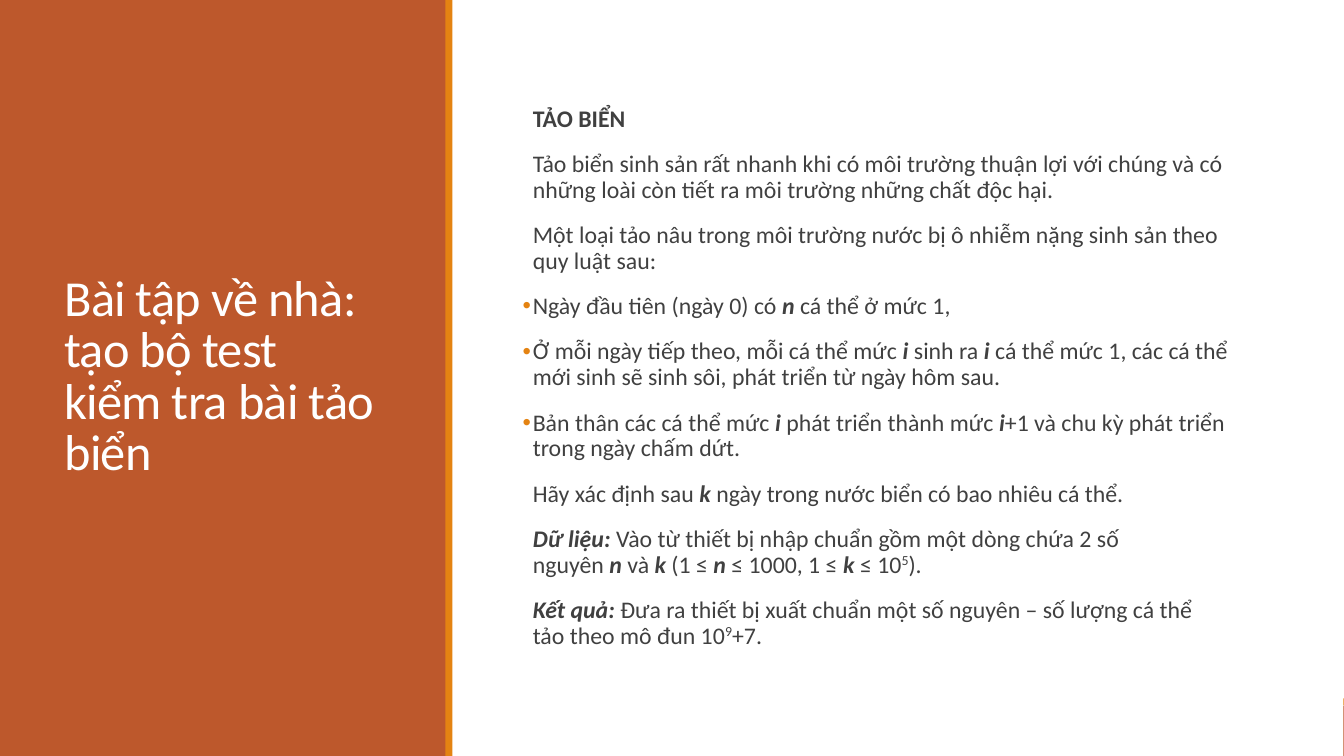
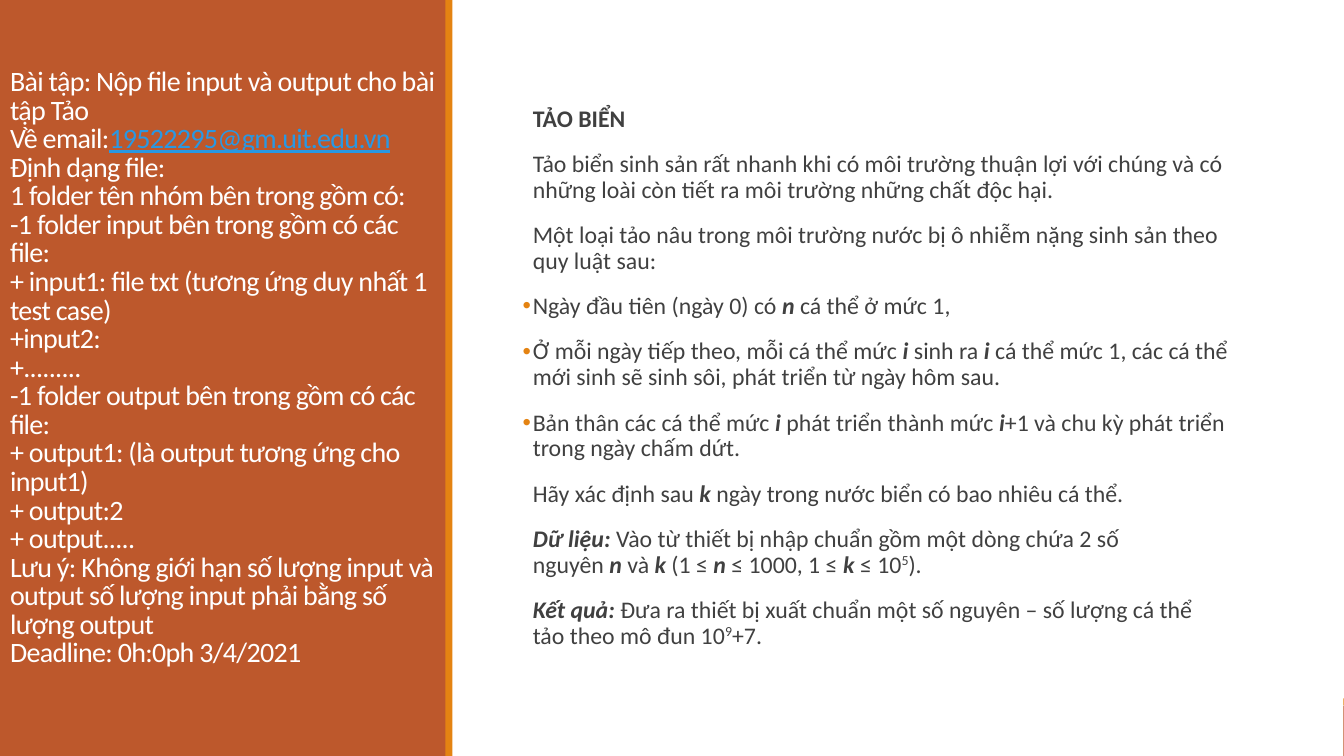
Before and after one commit to LongPML/CS112.L21.KHCL, a slide deck: slide 25 of Project_Unit_Test/Program_Testing.pptx (slide 29 before the commit). Drawn at 1344x756 pixels with LibreOffice and Linux fonts; fonts in the diff are those of the drawing. Boxes give left, top, right and bottom in pixels: in the first picture for what was removed or moved away, otherwise in the second. Text is boxed around its words. In the diff, an @@ line names an element or a change of style, - is before the commit and + after.

```diff
--- a/Project_Unit_Test/Program_Testing.pptx
+++ b/Project_Unit_Test/Program_Testing.pptx
@@ title at box(10, 71, 435, 667): text changed; size 36 to 20 pt @@
-Bài tập về nhà: tạo bộ test kiểm tra bài tảo biển
+Bài tập: Nộp file input và output cho bài tập Tảo
+Về email:19522295@gm.uit.edu.vn
+Định dạng file:
+1 folder tên nhóm bên trong gồm có:
+-1 folder input bên trong gồm có các file:
++ input1: file txt (tương ứng duy nhất 1 test case)
++input2:
++.........
+-1 folder output bên trong gồm có các file:
++ output1: (là output tương ứng cho input1)
++ output:2
++ output.....
+Lưu ý: Không giới hạn số lượng input và output số lượng input phải bằng số lượng output
+Deadline: 0h:0ph 3/4/2021
```
Also in this commit, not shown: 1 other slide changed, 1 slide added, 5 slides removed, 3 other files.
